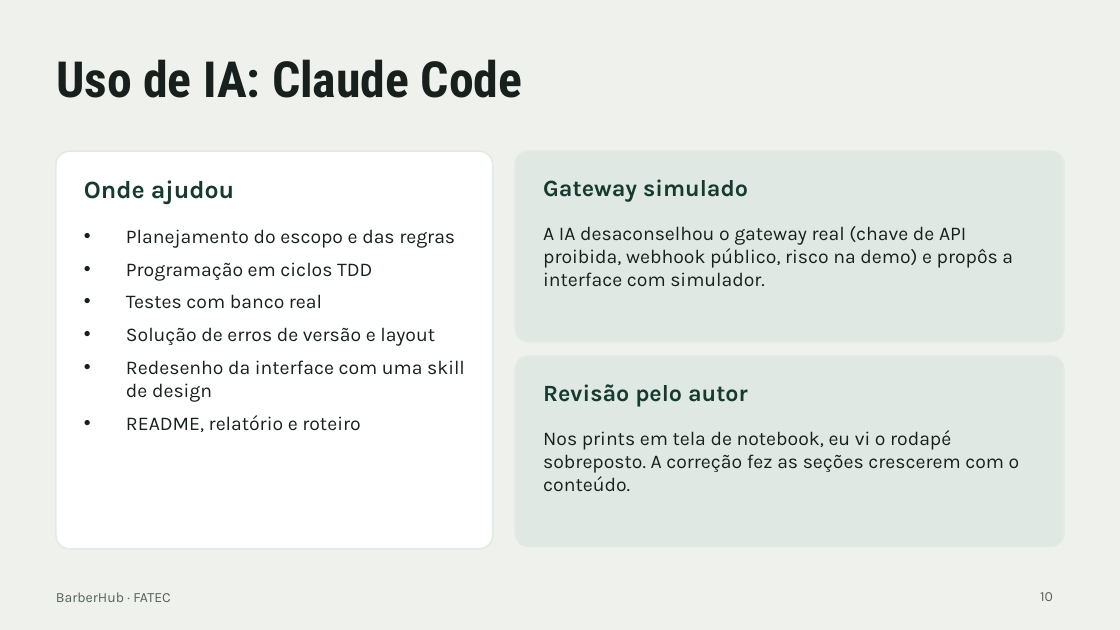
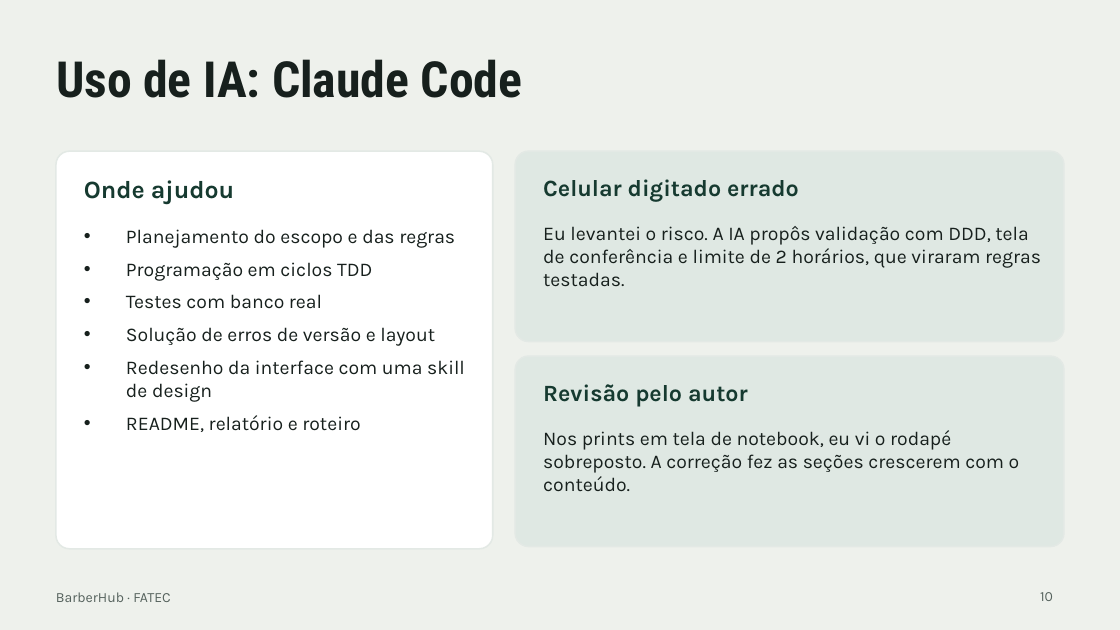
Before and after one commit to joao-hideki/barberhub, a slide deck: slide 10 of docs/BarberHub-Apresentacao.pptx. Drawn at 1120x630 pixels with LibreOffice and Linux fonts; fonts in the diff are those of the drawing. Boxes give left, top, right and bottom in pixels: in the first picture for what was removed or moved away, otherwise in the second. Text is boxed around its words. In the diff, an @@ line names an element or a change of style, - is before the commit and + after.

```diff
--- a/docs/BarberHub-Apresentacao.pptx
+++ b/docs/BarberHub-Apresentacao.pptx
@@ text at (543,179,799,202): text changed @@
-Gateway simulado
+Celular digitado errado
@@ text at (543,226,1041,286): text changed @@
-A IA desaconselhou o gateway real (chave de API proibida, webhook público, risco na demo) e propôs a interface com simulador.
+Eu levantei o risco. A IA propôs validação com DDD, tela de conferência e limite de 2 horários, que viraram regras testadas.
```
Also in this commit, not shown: 4 other slides changed, 1 other file.
